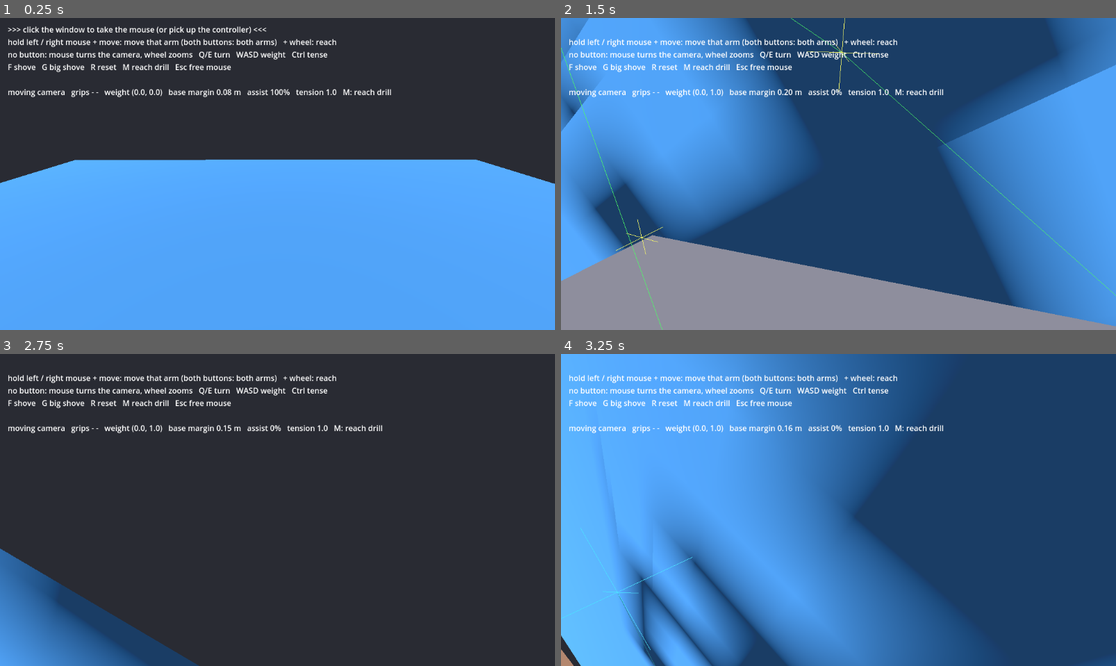
Above: before the commit, frames 1-4 (two rows, left to right).
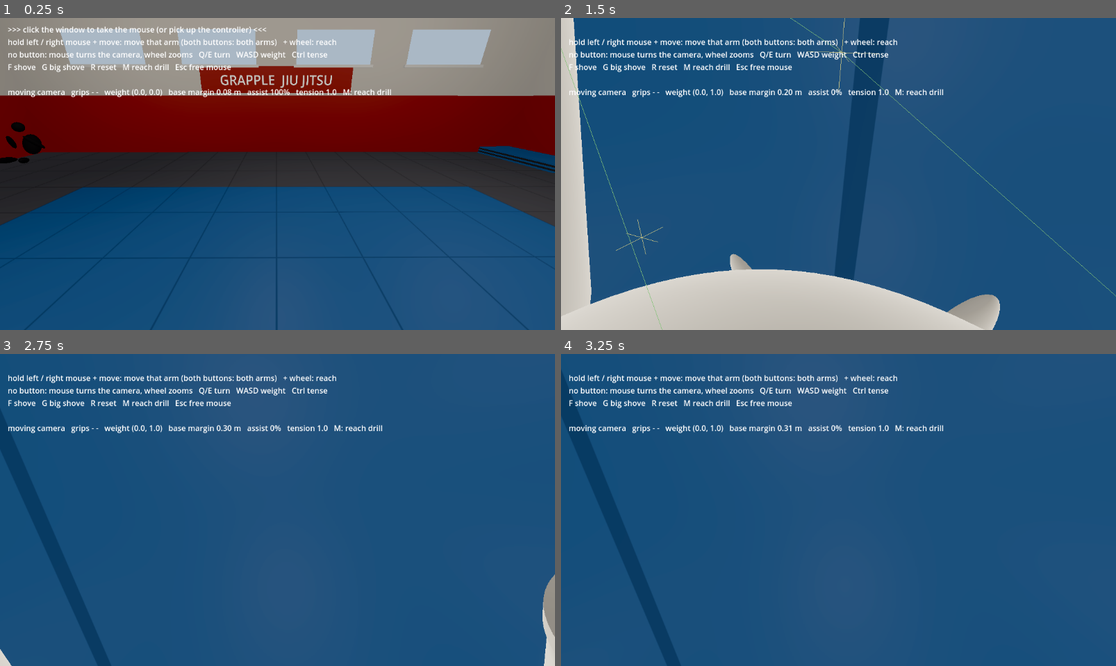
Above: after the commit, the same moments.

Repository: daxtinenichols/grapple
Game: Godot game, scene res://scenes/main.tscn
Two runs of this game, one before a commit and one after it. Both use one fixed random seed, a clock stepped at 60 frames per second and the inputs below.
Inputs (mouse positions are in pixels of both pictures, inside the frame that each line leads up to):
- Up to frame 1 (0.25 s): no input
- Up to frame 2 (1.5 s): tap Enter at 0.5 s; move the mouse to (960, 158) at 0.52 s; hold D (move_right) 0.53-1.28 s; tap G (big_shove) at 0.6 s; click (960, 158) at 0.67 s; move the mouse to (810, 174) at 1.27 s; hold W (move_forward) from 1.28 s (still down); tap Shift (focus_hips) at 1.35 s
- Up to frame 3 (2.75 s): keep holding W (move_forward); move the mouse to (288, 503) at 2.02 s; hold Space (focus_legs) from 2.03 s (still down)
- Up to frame 4 (3.25 s): keep holding W (move_forward); move the mouse to (832, 516) at 2.77 s; release Space (focus_legs) at 2.78 s; tap F (shove) at 2.85 s; click (832, 516) at 2.92 s

The runs differ from the first frame. In frame 1, 97% of the frame differs, in the area x 0-100%, y 0-100%; in frame 2, 60%; in frame 3, 96%; in frame 4, 55%.

Commit message:
Gym map, and the gi skin and gym in the main game
Adds scenes/gym.tscn + scripts/gym.gd (Gym extends Arena): wall-to-wall
mats around the competition square, padded walls, ceiling lights, windows,
a belt rack, bench, kettlebells and a grappling dummy. main.gd loads the
gym instead of its inline mat and puts a FighterSkin on the fighter,
hiding the fighter's own head from the first-person camera. The mat body
still collides over the same 12 x 12 m the movement tests are tuned on.

Co-Authored-By: Claude Opus 5.5 <noreply@anthropic.com>
Claude-Session: https://claude.ai/code/session_01Jy71c1Ezo8RJqoSsJsj2qd

Diff:
--- /dev/null
+++ b/scenes/gym.tscn
@@ -0,0 +1,64 @@
+[gd_scene load_steps=8 format=3]
+
+[ext_resource type="Script" path="res://scripts/gym.gd" id="1"]
+[ext_resource type="Shader" path="res://materials/mat.gdshader" id="2"]
+
+[sub_resource type="Environment" id="env"]
+background_mode = 1
+background_color = Color(0.1, 0.1, 0.12, 1)
+ambient_light_source = 2
+ambient_light_color = Color(0.75, 0.74, 0.72, 1)
+ambient_light_energy = 0.6
+tonemap_mode = 4
+ssao_enabled = true
+ssao_radius = 0.6
+ssao_intensity = 1.4
+glow_enabled = true
+glow_intensity = 0.3
+
+[sub_resource type="BoxShape3D" id="mat_shape"]
+size = Vector3(12, 1, 12)
+
+[sub_resource type="ShaderMaterial" id="mat_material"]
+render_priority = 0
+shader = ExtResource("2")
+shader_parameter/combat_color = Color(0.16, 0.36, 0.64, 1)
+shader_parameter/safety_color = Color(0.3, 0.3, 0.33, 1)
+
+[sub_resource type="BoxMesh" id="mat_mesh"]
+material = SubResource("mat_material")
+size = Vector3(16, 0.1, 14)
+
+[sub_resource type="PhysicsMaterial" id="mat_physics"]
+friction = 1.0
+
+[node name="Gym" type="Node3D"]
+script = ExtResource("1")
+
+[node name="WorldEnvironment" type="WorldEnvironment" parent="."]
+environment = SubResource("env")
+
+[node name="Sun" type="DirectionalLight3D" parent="."]
+transform = Transform3D(0.819152, -0.469846, 0.32899, 0, 0.573576, 0.819152, -0.573576, -0.67101, 0.469846, 0, 8, 0)
+light_color = Color(1, 0.96, 0.9, 1)
+light_energy = 0.55
+shadow_enabled = true
+shadow_blur = 2.0
+directional_shadow_max_distance = 25.0
+
+[node name="Mat" type="StaticBody3D" parent="."]
+physics_material_override = SubResource("mat_physics")
+
+[node name="Shape" type="CollisionShape3D" parent="Mat"]
+transform = Transform3D(1, 0, 0, 0, 1, 0, 0, 0, 1, 0, -0.5, 0)
+shape = SubResource("mat_shape")
+
+[node name="Mesh" type="MeshInstance3D" parent="Mat"]
+transform = Transform3D(1, 0, 0, 0, 1, 0, 0, 0, 1, 0, -0.05, 0)
+mesh = SubResource("mat_mesh")
+
+[node name="SpawnA" type="Marker3D" parent="."]
+transform = Transform3D(1, 0, 0, 0, 1, 0, 0, 0, 1, 0, 0, 0.9)
+
+[node name="SpawnB" type="Marker3D" parent="."]
+transform = Transform3D(-1, 0, 0, 0, 1, 0, 0, 0, -1, 0, 0, -0.9)
--- a/scenes/match.tscn
+++ b/scenes/match.tscn
@@ -1,7 +1,7 @@
 [gd_scene load_steps=3 format=3]
 
 [ext_resource type="Script" path="res://scripts/match.gd" id="1"]
-[ext_resource type="PackedScene" path="res://scenes/arena.tscn" id="2"]
+[ext_resource type="PackedScene" path="res://scenes/gym.tscn" id="2"]
 
 [node name="Match" type="Node3D"]
 script = ExtResource("1")
--- /dev/null
+++ b/scripts/gym.gd
@@ -0,0 +1,259 @@
+class_name Gym
+extends Arena
+
+## A small jiu jitsu gym around the competition square: wall-to-wall mats, padded
+## walls, ceiling lights, windows, a belt rack, a bench, kettlebells and a
+## grappling dummy. Everything here is static scenery; only the floor and the
+## walls collide. Keeps the Arena API (spawns, mat edge signal).
+
+## Inside size of the room (m), x by z.
+@export var room_size := Vector2(16, 14)
+@export var wall_height := 4.2
+@export var pad_height := 1.8
+@export var pad_color := Color(0.62, 0.12, 0.12)
+@export var wall_color := Color(0.86, 0.84, 0.8)
+
+var _mats := {}
+
+
+func _ready() -> void:
+	super()
+	_mats = {
+		"pad": _mat(pad_color, 0.7),
+		"wall": _mat(wall_color, 0.9),
+		"ceiling": _mat(Color(0.32, 0.32, 0.34), 0.9),
+		"wood": _mat(Color(0.5, 0.33, 0.2), 0.7),
+		"metal": _mat(Color(0.18, 0.18, 0.2), 0.4),
+		"steel": _mat(Color(0.7, 0.7, 0.72), 0.3),
+		"window": _glow(Color(0.75, 0.86, 1.0), 1.4),
+		"panel": _glow(Color(1.0, 0.97, 0.9), 3.0),
+		"white": _mat(Color(0.95, 0.95, 0.93), 0.5),
+		"dummy": _mat(Color(0.12, 0.12, 0.13), 0.8),
+		"cooler": _mat(Color(0.3, 0.55, 0.85), 0.2),
+	}
+	_build_room()
+	_build_props()
+
+
+func _build_room() -> void:
+	var hx := room_size.x * 0.5
+	var hz := room_size.y * 0.5
+	var t := 0.3
+	# The Mat body only collides over the middle 12 x 12 m, the size the movement
+	# tests are tuned on (a bigger Jolt box changes the ground contacts); these
+	# strips carry the rest of the room's floor.
+	var border := StaticBody3D.new()
+	border.name = "MatBorder"
+	border.physics_material_override = ($Mat as StaticBody3D).physics_material_override
+	add_child(border)
+	var sx := (room_size.x - 12.0) * 0.5
+	var sz := (room_size.y - 12.0) * 0.5
+	for r in [
+		[Vector3(0, -0.5, -6.0 - sz * 0.5), Vector3(room_size.x, 1, sz)],
+		[Vector3(0, -0.5, 6.0 + sz * 0.5), Vector3(room_size.x, 1, sz)],
+		[Vector3(-6.0 - sx * 0.5, -0.5, 0), Vector3(sx, 1, 12)],
+		[Vector3(6.0 + sx * 0.5, -0.5, 0), Vector3(sx, 1, 12)],
+	]:
+		var cs := CollisionShape3D.new()
+		var b := BoxShape3D.new()
+		b.size = r[1]
+		cs.shape = b
+		cs.position = r[0]
+		border.add_child(cs)
+	# Walls: solid boxes for collision, a padded strip and a painted upper part.
+	var walls := [
+		[Vector3(0, 0, -hz - t * 0.5), Vector3(room_size.x + t * 2, 0, t), Vector3(0, 0, 1)],
+		[Vector3(0, 0, hz + t * 0.5), Vector3(room_size.x + t * 2, 0, t), Vector3(0, 0, -1)],
+		[Vector3(-hx - t * 0.5, 0, 0), Vector3(t, 0, room_size.y), Vector3(1, 0, 0)],
+		[Vector3(hx + t * 0.5, 0, 0), Vector3(t, 0, room_size.y), Vector3(-1, 0, 0)],
+	]
+	for w in walls:
+		var pos: Vector3 = w[0]
+		var size: Vector3 = w[1]
+		var inward: Vector3 = w[2]
+		var body := StaticBody3D.new()
+		body.name = "Wall"
+		var shape := CollisionShape3D.new()
+		var box := BoxShape3D.new()
+		box.size = Vector3(size.x, wall_height, size.z)
+		shape.shape = box
+		body.add_child(shape)
+		body.position = pos + Vector3(0, wall_height * 0.5 - 0.1, 0)
+		add_child(body)
+		_box("wall", Vector3(size.x, wall_height, size.z), pos + Vector3(0, wall_height * 0.5 - 0.1, 0))
+		var pad_size := Vector3(size.x - t * 2, pad_height, 0.08) if inward.x == 0 else Vector3(0.08, pad_height, size.z)
+		_box("pad", pad_size, pos + inward * (t * 0.5 + 0.04) + Vector3(0, pad_height * 0.5, 0))
+
+	_box("ceiling", Vector3(room_size.x + t * 2, 0.2, room_size.y + t * 2), Vector3(0, wall_height, 0))
+	# Ceiling light panels, each with a soft light under it.
+	for x in [-4.0, 0.0, 4.0]:
+		for z in [-3.5, 0.0, 3.5]:
+			_box("panel", Vector3(1.6, 0.05, 0.6), Vector3(x, wall_height - 0.13, z))
+			var l := OmniLight3D.new()
+			l.position = Vector3(x, wall_height - 0.6, z)
+			l.light_color = Color(1.0, 0.96, 0.9)
+			l.light_energy = 1.1
+			l.omni_range = 6.5
+			l.omni_attenuation = 1.2
+			add_child(l)
+	# Windows high on the back wall.
+	for x in [-5.0, -1.7, 1.7, 5.0]:
+		_box("window", Vector3(2.2, 0.9, 0.04), Vector3(x, 3.1, -hz + 0.03))
+		_box("white", Vector3(2.35, 0.08, 0.08), Vector3(x, 2.62, -hz + 0.05))
+
+
+func _build_props() -> void:
+	var hx := room_size.x * 0.5
+	var hz := room_size.y * 0.5
+
+	# Gym sign above the padding on the back wall.
+	_box("pad", Vector3(4.6, 0.75, 0.05), Vector3(0, 2.25, -hz + 0.04))
+	var sign := Label3D.new()
+	sign.text = "GRAPPLE  JIU JITSU"
+	sign.font_size = 96
+	sign.pixel_size = 0.004
+	sign.outline_size = 0
+	sign.modulate = Color(0.97, 0.95, 0.9)
+	sign.position = Vector3(0, 2.25, -hz + 0.075)
+	add_child(sign)
+
+	# Belt rack on the left wall: white, blue, purple, brown, black.
+	var belts := [Color(0.95, 0.95, 0.93), Color(0.15, 0.3, 0.75), Color(0.4, 0.2, 0.6), Color(0.42, 0.25, 0.12), Color(0.06, 0.06, 0.06)]
+	_box("wood", Vector3(0.06, 0.08, 2.4), Vector3(-hx + 0.06, 2.4, -2.0))
+	for i in belts.size():
+		var z := -3.0 + i * 0.5
+		var m := _mat(belts[i], 0.7)
+		var a := _box_m(m, Vector3(0.025, 0.7, 0.05), Vector3(-hx + 0.1, 2.05, z - 0.06))
+		a.rotation_degrees.x = 6
+		var b := _box_m(m, Vector3(0.025, 0.62, 0.05), Vector3(-hx + 0.1, 2.08, z + 0.06))
+		b.rotation_degrees.x = -6
+		if i == belts.size() - 1:
+			_box_m(_mat(Color(0.75, 0.1, 0.1), 0.7), Vector3(0.03, 0.12, 0.055), Vector3(-hx + 0.1, 1.86, z - 0.04))
+
+	# Clock on the right wall.
+	var clock := _add(_cylinder(), "white", Vector3(hx - 0.05, 3.0, 0), Vector3(0.45, 0.04, 0.45))
+	clock.rotation_degrees.z = 90
+	_box("metal", Vector3(0.02, 0.16, 0.02), Vector3(hx - 0.08, 3.05, 0))
+	_box("metal", Vector3(0.02, 0.02, 0.12), Vector3(hx - 0.08, 3.0, 0.05))
+
+	# Bench along the right wall.
+	_box("wood", Vector3(0.45, 0.06, 3.0), Vector3(hx - 0.45, 0.45, 2.5))
+	for z in [1.2, 3.8]:
+		_box("metal", Vector3(0.4, 0.42, 0.06), Vector3(hx - 0.45, 0.21, z))
+	# Water bottles and a towel on the bench.
+	for z in [1.8, 2.0, 3.1]:
+		_add(_cylinder(), "cooler", Vector3(hx - 0.4, 0.58, z), Vector3(0.07, 0.2, 0.07))
+	_box("white", Vector3(0.35, 0.03, 0.5), Vector3(hx - 0.45, 0.49, 2.6))
+
+	# Kettlebells in the front right corner.
+	for i in 4:
+		var p := Vector3(hx - 0.5 - i * 0.45, 0, hz - 0.5)
+		var s := 0.18 + i * 0.03
+		_add(_sphere(), "metal", p + Vector3(0, s * 0.5, 0), Vector3(s, s * 0.95, s))
+		var handle := _add(_torus(), "metal", p + Vector3(0, s * 1.05, 0), Vector3(s * 0.7, s * 0.7, s * 0.7))
+		handle.rotation_degrees.x = 90
+
+	# Water cooler by the door.
+	_box("white", Vector3(0.35, 1.0, 0.35), Vector3(-hx + 0.4, 0.5, hz - 2.6))
+	_add(_cylinder(), "cooler", Vector3(-hx + 0.4, 1.22, hz - 2.6), Vector3(0.28, 0.45, 0.28))
+
+	# Door in the front wall, with shoes lined up outside the mat edge.
+	_box("wood", Vector3(1.1, 2.2, 0.06), Vector3(-hx + 1.4, 1.0, hz - 0.03))
+	_box("steel", Vector3(0.04, 0.04, 0.12), Vector3(-hx + 1.85, 1.0, hz - 0.08))
+	var shoe_colors := [Color(0.9, 0.9, 0.9), Color(0.1, 0.1, 0.1), Color(0.8, 0.25, 0.2), Color(0.25, 0.45, 0.8)]
+	for i in shoe_colors.size():
+		var m := _mat(shoe_colors[i], 0.6)
+		for s in [-1, 1]:
+			_box_m(m, Vector3(0.1, 0.08, 0.27), Vector3(-hx + 2.4 + i * 0.4 + s * 0.065, 0.04, hz - 0.3))
+
+	# A grappling dummy slumped in the back left corner.
+	var d := Vector3(-hx + 0.8, 0, -hz + 0.9)
+	_add(_capsule(), "dummy", d + Vector3(0, 0.45, 0), Vector3(0.38, 0.6, 0.3), Vector3(-25, 30, 0))
+	_add(_sphere(), "dummy", d + Vector3(0.12, 0.98, 0.25), Vector3(0.24, 0.26, 0.24))
+	for s in [-1, 1]:
+		_add(_capsule(), "dummy", d + Vector3(s * 0.25, 0.12, 0.55), Vector3(0.16, 0.7, 0.16), Vector3(80, 30 + s * 12, 0))
+		_add(_capsule(), "dummy", d + Vector3(s * 0.32, 0.55, 0.2), Vector3(0.12, 0.5, 0.12), Vector3(30, 0, s * 25))
+
+	# Stacked spare mats in the back right corner.
+	for i in 5:
+		_box_m(_mat(Color(0.18, 0.36, 0.62) if i % 2 == 0 else Color(0.2, 0.2, 0.22), 0.6),
+			Vector3(1.0, 0.04, 2.0), Vector3(hx - 0.7, 0.02 + i * 0.045, -hz + 1.2))
+
+
+# --- Helpers ----------------------------------------------------------------
+
+func _mat(c: Color, rough: float) -> StandardMaterial3D:
+	var m := StandardMaterial3D.new()
+	m.albedo_color = c
+	m.roughness = rough
+	return m
+
+
+func _glow(c: Color, energy: float) -> StandardMaterial3D:
+	var m := StandardMaterial3D.new()
+	m.albedo_color = c
+	m.emission_enabled = true
+	m.emission = c
+	m.emission_energy_multiplier = energy
+	m.shading_mode = BaseMaterial3D.SHADING_MODE_UNSHADED
+	return m
+
+
+func _add(mesh: Mesh, mat: String, pos: Vector3, scl := Vector3.ONE, rot_deg := Vector3.ZERO) -> MeshInstance3D:
+	var mi := MeshInstance3D.new()
+	mi.mesh = mesh
+	mi.material_override = _mats[mat]
+	mi.position = pos
+	mi.rotation_degrees = rot_deg
+	mi.scale = scl
+	add_child(mi)
+	return mi
+
+
+func _box(mat: String, size: Vector3, pos: Vector3) -> MeshInstance3D:
+	return _add(_unit("box"), mat, pos, size)
+
+
+func _box_m(m: Material, size: Vector3, pos: Vector3) -> MeshInstance3D:
+	var mi := _box("wall", size, pos)
+	mi.material_override = m
+	return mi
+
+
+func _sphere() -> Mesh:
+	var m: SphereMesh = _unit("sphere")
+	m.radius = 0.5
+	m.height = 1.0
+	return m
+
+
+func _cylinder() -> Mesh:
+	var m: CylinderMesh = _unit("cylinder")
+	m.top_radius = 0.5
+	m.bottom_radius = 0.5
+	m.height = 1.0
+	return m
+
+
+func _capsule() -> Mesh:
+	var m: CapsuleMesh = _unit("capsule")
+	m.radius = 0.5
+	m.height = 1.0
+	return m
+
+
+func _torus() -> Mesh:
+	var m: TorusMesh = _unit("torus")
+	m.inner_radius = 0.38
+	m.outer_radius = 0.5
+	return m
+
+
+var _unit_cache := {}
+
+
+func _unit(kind: String) -> Mesh:
+	if not _unit_cache.has(kind):
+		_unit_cache[kind] = {"box": BoxMesh, "sphere": SphereMesh, "cylinder": CylinderMesh,
+			"capsule": CapsuleMesh, "torus": TorusMesh}[kind].new()
+	return _unit_cache[kind]
--- a/scripts/main.gd
+++ b/scripts/main.gd
@@ -11,6 +11,8 @@
 var overlay: DebugOverlay
 var hud: Label
 var cam: CameraRig
+## Gi model over the fighter (scenes workstream); see FighterSkin.
+var skin: FighterSkin
 
 
 func _ready() -> void:
@@ -19,41 +21,8 @@
 
 
 func _build_world() -> void:
-	var env := WorldEnvironment.new()
-	var e := Environment.new()
-	e.background_mode = Environment.BG_COLOR
-	e.background_color = Color(0.16, 0.17, 0.2)
-	e.ambient_light_source = Environment.AMBIENT_SOURCE_COLOR
-	e.ambient_light_color = Color(0.6, 0.6, 0.65)
-	env.environment = e
-	add_child(env)
-
-	var sun := DirectionalLight3D.new()
-	sun.rotation_degrees = Vector3(-55, 35, 0)
-	sun.shadow_enabled = true
-	add_child(sun)
-
-	var mat := StaticBody3D.new()
-	mat.name = "Mat"
-	var shape := CollisionShape3D.new()
-	var box := BoxShape3D.new()
-	box.size = Vector3(12, 1, 12)
-	shape.shape = box
-	shape.position.y = -0.5
-	mat.add_child(shape)
-	var mesh := MeshInstance3D.new()
-	var bm := BoxMesh.new()
-	bm.size = Vector3(12, 0.1, 12)
-	mesh.mesh = bm
-	mesh.position.y = -0.05
-	var mm := StandardMaterial3D.new()
-	mm.albedo_color = Color(0.2, 0.42, 0.62)
-	mesh.material_override = mm
-	mat.add_child(mesh)
-	var pm := PhysicsMaterial.new()
-	pm.friction = 1.0
-	mat.physics_material_override = pm
-	add_child(mat)
+	# The gym (scene workstream): mats, walls, lights. Its Mat body is the floor.
+	add_child(load("res://scenes/gym.tscn").instantiate())
 
 	cam = CameraRig.new()
 	cam.name = "Camera"
@@ -92,6 +61,11 @@
 	fighter = Fighter.new()
 	fighter.name = "Fighter"
 	add_child(fighter)
+	skin = FighterSkin.new()
+	skin.name = "Skin"
+	skin.head_layer = 19
+	add_child(skin)
+	skin.attach(fighter)
 	overlay.fighter = fighter
 	player.fighter = fighter
 	pad.fighter = fighter
@@ -116,6 +90,10 @@
 
 
 func _process(_delta: float) -> void:
+	# In first person, hide our own head from our own camera.
+	if is_instance_valid(skin):
+		var head := skin.head_layer_mask()
+		cam.cull_mask = (cam.cull_mask & ~head) if cam.first_person else (cam.cull_mask | head)
 	if fighter and fighter.parts.has("pelvis"):
 		var it := fighter.intent
 		var captured := Input.mouse_mode == Input.MOUSE_MODE_CAPTURED
--- /dev/null
+++ b/tests/screenshot_gym.gd
@@ -0,0 +1,34 @@
+extends SceneTree
+
+## Saves overview screenshots of the gym from two corners.
+##   godot --path . --script res://tests/screenshot_gym.gd -- <out_dir>
+
+func _initialize() -> void:
+	_run.call_deferred()
+
+
+func _run() -> void:
+	var args := OS.get_cmdline_user_args()
+	var out := args[0] if args.size() > 0 else "user://"
+	var m: Node3D = load("res://scenes/match.tscn").instantiate()
+	root.add_child(m)
+	m.set_process(false)
+	await _wait(1.5)
+	m.cam.global_position = Vector3(6.5, 2.8, 6.0)
+	m.cam.look_at(Vector3(-1, 0.8, -1.5))
+	await _shot(out + "/gym.png")
+	m.cam.global_position = Vector3(-6.5, 2.6, -5.5)
+	m.cam.look_at(Vector3(1.5, 0.8, 1.5))
+	await _shot(out + "/gym_back.png")
+	quit()
+
+
+func _wait(seconds: float) -> void:
+	for i in int(seconds * Engine.physics_ticks_per_second):
+		await physics_frame
+
+
+func _shot(path: String) -> void:
+	await RenderingServer.frame_post_draw
+	root.get_viewport().get_texture().get_image().save_png(path)
+	print("saved ", path)
--- a/tests/test_scene.gd
+++ b/tests/test_scene.gd
@@ -25,15 +25,20 @@
 	var bodies := 0
 	var shapes := 0
 	var joints := 0
-	for n in _all(m):
+	var fighter_nodes: Array[Node] = []
+	for f in m.fighters:
+		fighter_nodes.append_array(_all(f))
+	for s in m.skins:
+		fighter_nodes.append_array(_all(s))
+	for n in fighter_nodes:
 		if n is PhysicsBody3D:
 			bodies += 1
 		if n is CollisionShape3D:
 			shapes += 1
 		if n is Joint3D:
 			joints += 1
-	# Every part of both fighters plus the mat and the floor; the fighters' own joints.
-	var want_bodies: int = a.parts.size() + b.parts.size() + 2
+	# Exactly the fighters' own parts and joints (the arena's scenery is not counted).
+	var want_bodies: int = a.parts.size() + b.parts.size()
 	var want_joints: int = a.joints.size() + b.joints.size()
 	_check("skin adds no physics", bodies == want_bodies and shapes == want_bodies and joints == want_joints, "bodies %d shapes %d joints %d" % [bodies, shapes, joints])
 	var skin_bodies := 0
Not shown, added: scripts/gym.gd.uid
Not shown, added: tests/screenshot_gym.gd.uid
Not shown, added: tests/screenshot_match.gd.uid
Not shown, added: tests/test_scene.gd.uid
